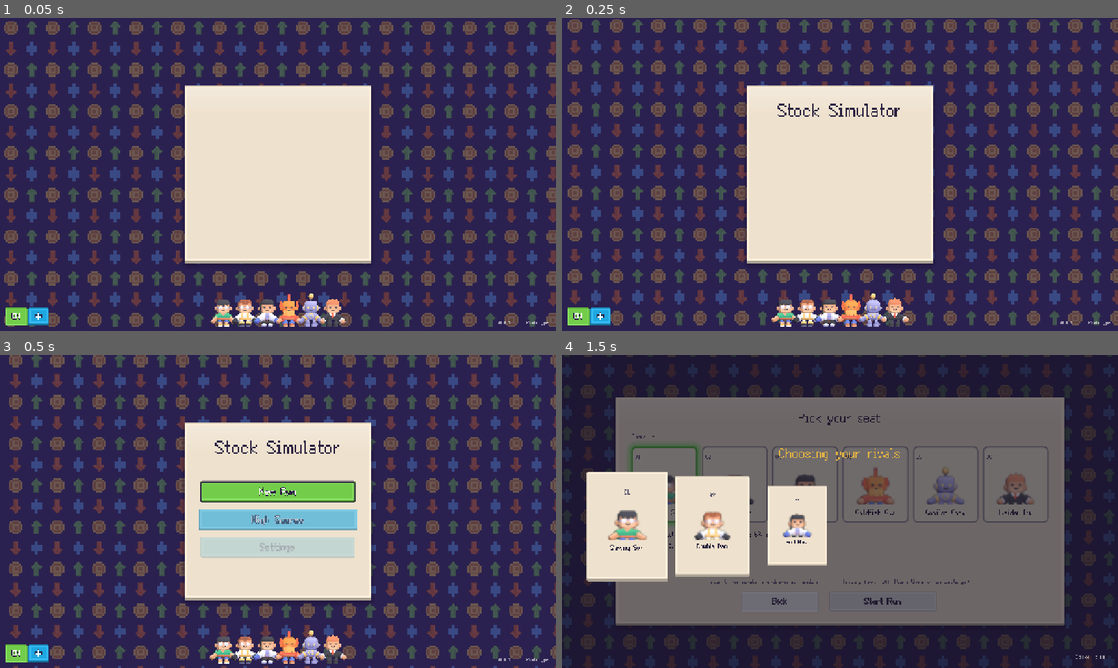
Above: before the commit, frames 1-4 (two rows, left to right).
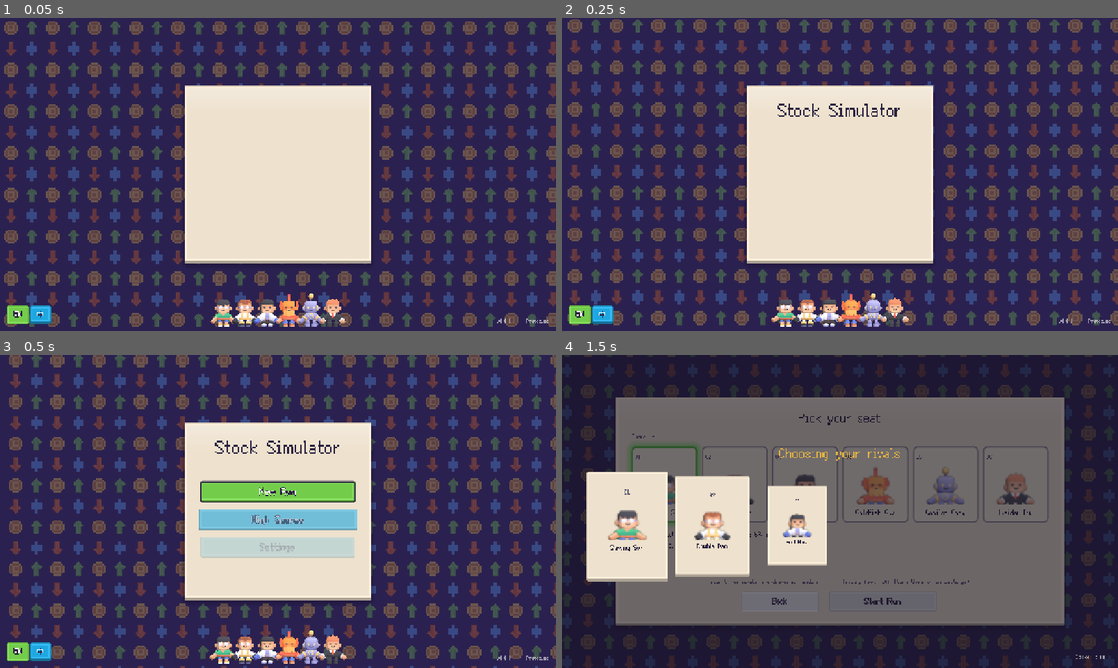
Above: after the commit, the same moments.

Repository: littenduck/stock-simulator
Game: Godot game, scene res://ui/main_menu/main_menu.tscn
The game is run twice, just before and just after one commit, with the same random seed, the same clock (stepped at 60 frames per second) and the same inputs.
Inputs:
- Up to frame 1 (0.05 s): no input
- Up to frame 2 (0.25 s): no input
- Up to frame 3 (0.5 s): no input
- Up to frame 4 (1.5 s): click "New Run" at 0.5 s; click "Start Run" at 1.25 s

The runs differ from the first frame. In frame 1, 0.3% of the frame differs, in the area x 1-99%, y 91-99%; in frame 2, 0.3%; in frame 3, 0.3%; in frame 4, nothing differs.

Commit message:
menu: the language buttons and the version text are the same 16 px from the window edges

Diff:
--- a/ui/main_menu/main_menu.gd
+++ b/ui/main_menu/main_menu.gd
@@ -2,6 +2,8 @@
 extends Control
 
 const SETTINGS_SCENE := "res://ui/main_menu/settings.tscn"
+## Distance of the language buttons (bottom-left) and the version text (bottom-right) from the window edges.
+const CORNER_MARGIN := 16.0
 
 @onready var _new_run_button: Button = %NewRunButton
 @onready var _continue_button: Button = %ContinueButton
@@ -51,7 +53,7 @@
 func _add_language_toggle() -> void:
 	var toggle := LanguageToggle.new()
 	toggle.name = "LanguageToggle"
-	toggle.set_anchors_and_offsets_preset(Control.PRESET_BOTTOM_LEFT, Control.PRESET_MODE_MINSIZE, 12)
+	toggle.set_anchors_and_offsets_preset(Control.PRESET_BOTTOM_LEFT, Control.PRESET_MODE_MINSIZE, int(CORNER_MARGIN))
 	toggle.grow_vertical = Control.GROW_DIRECTION_BEGIN
 	add_child(toggle)
 
@@ -68,15 +70,15 @@
 	label.add_theme_font_size_override("font_size", 12)
 	label.add_theme_color_override("font_color", Color(1, 1, 1, 0.55))
 	label.mouse_filter = Control.MOUSE_FILTER_IGNORE
-	# Right in the bottom-right corner: anchored there and growing leftwards and upwards from a 16 / 12 px margin.
+	# Right in the bottom-right corner: anchored there and growing leftwards and upwards from the corner margin.
 	label.anchor_left = 1.0
 	label.anchor_right = 1.0
 	label.anchor_top = 1.0
 	label.anchor_bottom = 1.0
 	label.offset_left = 0.0
 	label.offset_top = 0.0
-	label.offset_right = -16.0
-	label.offset_bottom = -12.0
+	label.offset_right = -CORNER_MARGIN
+	label.offset_bottom = -CORNER_MARGIN
 	label.grow_horizontal = Control.GROW_DIRECTION_BEGIN
 	label.grow_vertical = Control.GROW_DIRECTION_BEGIN
 	label.horizontal_alignment = HORIZONTAL_ALIGNMENT_RIGHT
